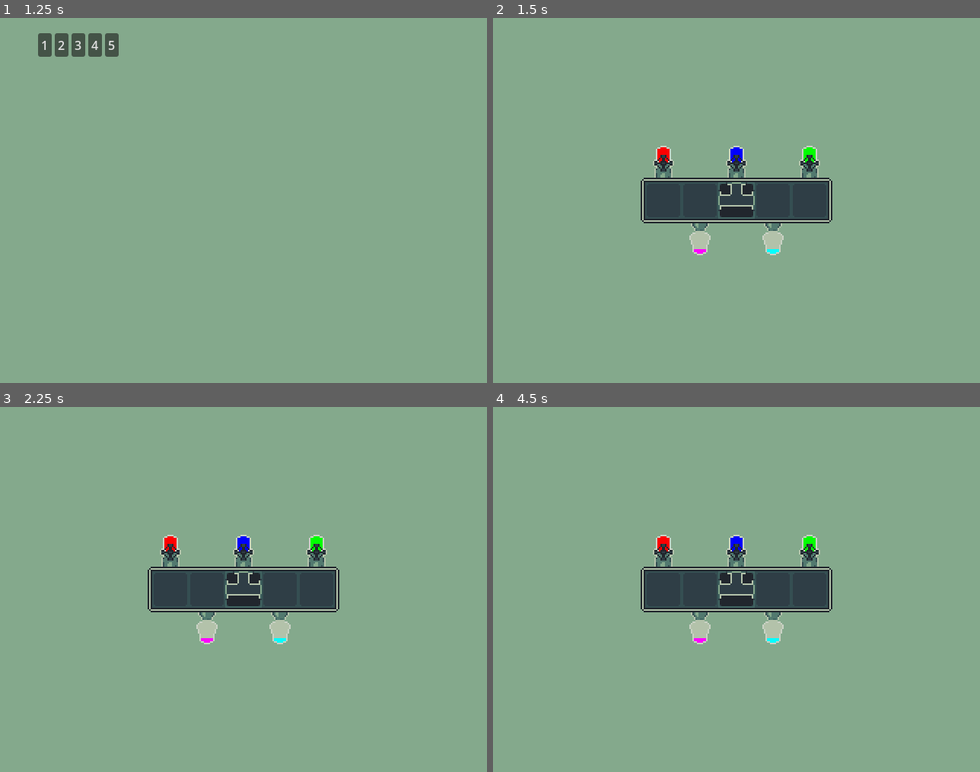
Above: before the commit, frames 1-4 (two rows, left to right).
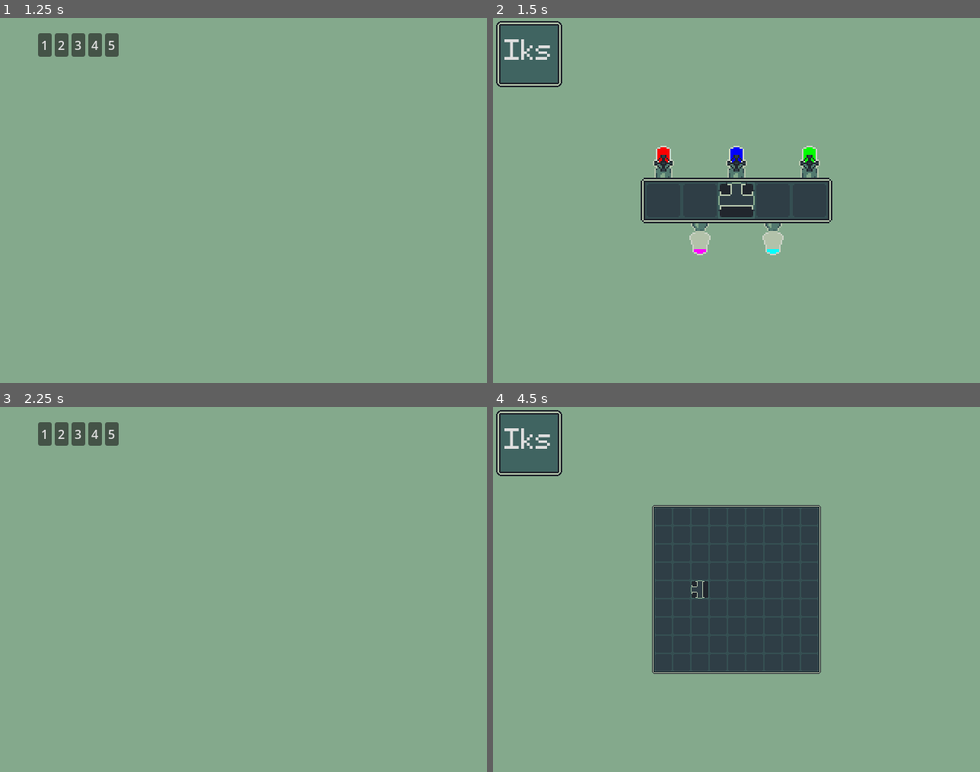
Above: after the commit, the same moments.

Repository: feargrinn/spacejam2024
Game: Godot game, scene res://node_2d.tscn
The game is run twice, just before and just after one commit, with the same random seed, the same clock (stepped at 60 frames per second) and the same inputs.
Inputs (mouse positions are in pixels of both pictures, inside the frame that each line leads up to):
- Up to frame 1 (1.25 s): click (243, 142) at 0.5 s
- Up to frame 2 (1.5 s): click "1" at 1.25 s
- Up to frame 3 (2.25 s): click (34, 443) at 2 s, where only the run after the commit has a clickable "Iks"
- Up to frame 4 (4.5 s): click (556, 432) at 2.75 s, where only the run after the commit has a clickable "2"; click (527, 443) at 3.5 s, where only the run after the commit has a clickable "Iks"; click (570, 432) at 4.25 s, where only the run after the commit has a clickable "3"

Frame 1 is identical in both runs. In frame 2, 2.4% of the frame differs, in the area x 0-15%, y 0-19%; in frame 3, 7.2%; in frame 4, 16%, in the area x 0-70%, y 0-74%.

Commit message:
Exit level button

Diff:
--- a/game.gd
+++ b/game.gd
@@ -1,4 +1,6 @@
 extends Node
+
+var current_map
 
 # Called when the node enters the scene tree for the first time.
 func _ready():
@@ -7,6 +9,13 @@
 # Called every frame. 'delta' is the elapsed time since the previous frame.
 func _process(_delta):
 	pass
+
+func _on_exit_level_pressed():
+	remove_child(current_map)
+	current_map.hide()
+	$ExitLevel.hide()
+	$LeverPicker.show()
+
 
 func _on_level_pressed(level: int):
 	var new_map = Sprite2D.new()
@@ -21,5 +30,7 @@
 	elif level == 5:
 		new_map.set_script(preload("res://Levels/LevelFive.gd"))
 	add_child(new_map)
+	current_map = new_map
 	$LeverPicker.hide()
-	new_map.show()
+	$ExitLevel.show()
+	current_map.show()
--- a/game.tscn
+++ b/game.tscn
@@ -1,7 +1,9 @@
-[gd_scene load_steps=3 format=3 uid="uid://fhmwenm3h7c7"]
+[gd_scene load_steps=5 format=3 uid="uid://fhmwenm3h7c7"]
 
 [ext_resource type="Script" path="res://game.gd" id="1_f0dd8"]
 [ext_resource type="Texture2D" uid="uid://oogt24347qv7" path="res://images/bg_640x480.png" id="2_5eohq"]
+[ext_resource type="FontFile" uid="uid://vpxsj0e6x6lk" path="res://fonts/menu_font.ttf" id="2_rssi8"]
+[ext_resource type="Texture2D" uid="uid://c3msrgw8yn1n4" path="res://images/menu_button_lvl_empty.png" id="3_eonvc"]
 
 [node name="Game" type="Node2D"]
 script = ExtResource("1_f0dd8")
@@ -196,8 +198,20 @@
 offset_bottom = 40.0
 texture = ExtResource("2_5eohq")
 
+[node name="ExitLevel" type="Button" parent="."]
+visible = false
+offset_right = 8.0
+offset_bottom = 8.0
+theme_override_fonts/font = ExtResource("2_rssi8")
+theme_override_font_sizes/font_size = 60
+text = "Iks"
+icon = ExtResource("3_eonvc")
+flat = true
+icon_alignment = 1
+
 [connection signal="pressed" from="LeverPicker/Rows/Columns/Level" to="." method="_on_level_pressed" binds= [1]]
 [connection signal="pressed" from="LeverPicker/Rows/Columns/Level2" to="." method="_on_level_pressed" binds= [2]]
 [connection signal="pressed" from="LeverPicker/Rows/Columns/Level3" to="." method="_on_level_pressed" binds= [3]]
 [connection signal="pressed" from="LeverPicker/Rows/Columns/Level4" to="." method="_on_level_pressed" binds= [4]]
 [connection signal="pressed" from="LeverPicker/Rows/Columns/Level5" to="." method="_on_level_pressed" binds= [5]]
+[connection signal="pressed" from="ExitLevel" to="." method="_on_exit_level_pressed"]
